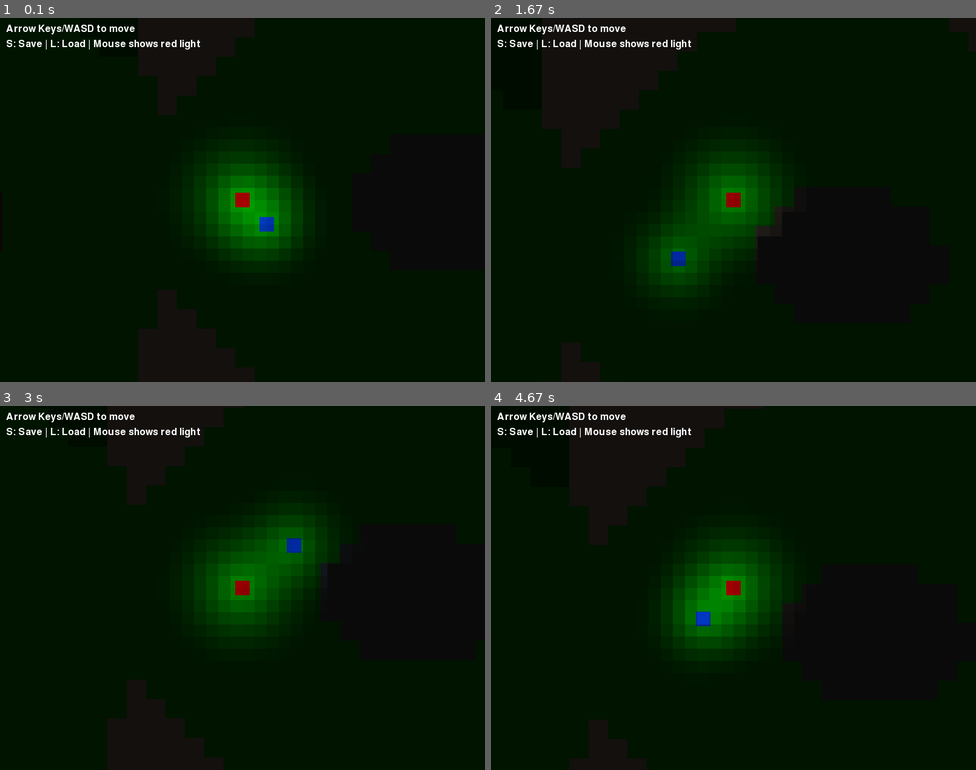
Above: before the commit, frames 1-4 (two rows, left to right).
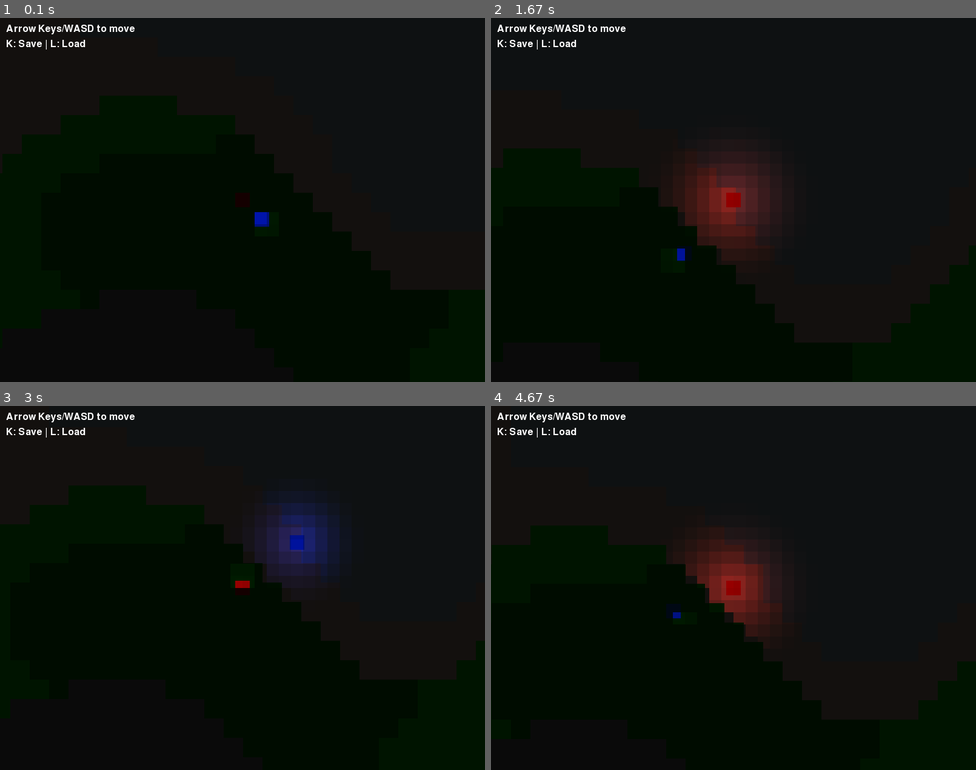
Above: after the commit, the same moments.

Repository: Kyijo07/NEA
Game: pygame game, started from Final/singleplayer.py
Same seed, same stepped clock (60 frames per second), same inputs: the game is played once before the commit and once after it.
Inputs:
- Up to frame 1 (0.1 s): no input
- Up to frame 2 (1.67 s): hold D 0.33-0.8 s; hold W 0.83-1.3 s; hold D from 1.33 s (still down)
- Up to frame 3 (3 s): release D at 1.8 s; hold A 1.83-2.37 s; hold S 2.4-2.87 s; hold A from 2.9 s (still down)
- Up to frame 4 (4.67 s): release A at 3.37 s; hold W 3.4-3.87 s; hold D 3.9-4.53 s; hold S from 4.57 s (still down)

The runs differ from the first frame. In frame 1, 7.3% of the frame differs, in the area x 1-65%, y 6-70%; in frame 2, 9.5%, in the area x 1-63%, y 6-77%; in frame 3, 9.5%; in frame 4, 8.5%.

Commit message:
Final but not really part 3

Diff:
--- a/Final/savegame.json
+++ b/Final/savegame.json
@@ -1 +1 @@
-{"seed": 871763, "player": {"x": 1777, "y": 1570}, "follower": {"x": 1776.0, "y": 1584.0000249669592}}
+{"seed": 197665, "player": {"x": 15688, "y": 15943}, "follower": {"x": 16010.041630560347, "y": 16010.041630560347}}
--- a/Final/singleplayer.py
+++ b/Final/singleplayer.py
@@ -12,8 +12,8 @@
 # ------------------ CONSTANTS ------------------ #
 SCREEN_WIDTH = 800
 SCREEN_HEIGHT = 600
-WORLD_WIDTH = 100
-WORLD_HEIGHT = 100
+WORLD_WIDTH = 1000
+WORLD_HEIGHT = 1000
 TILE_SIZE = 32
 FPS = 61
 SAVE_FILE = "savegame.json"
@@ -161,7 +161,7 @@
         self.y = y
         self.width = 24
         self.height = 24
-        self.speed = 2
+        self.speed = 5
         self.color = BLUE
         self.world = world
         self.path = []
@@ -233,7 +233,7 @@
             if event.type == pygame.QUIT:
                 running = False
             elif event.type == pygame.KEYDOWN:
-                if event.key == pygame.K_s:
+                if event.key == pygame.K_k:
                     save_game(player, follower, world_seed)
                 elif event.key == pygame.K_l:
                     data = load_game()
@@ -286,16 +286,15 @@
 
         # Lights (player, follower, mouse)
         lights = [
-            Light(player.x - camera.x, player.y - camera.y, 150, (255, 200, 150)),
-            Light(follower.x - camera.x, follower.y - camera.y, 120, (100, 150, 255)),
-            Light(*pygame.mouse.get_pos(), 100, (255, 0, 0))
+            Light(player.x - camera.x, player.y - camera.y, 150, (255, 50, 50)),
+            Light(follower.x - camera.x, follower.y - camera.y, 120, (50, 50, 255))
         ]
 
         render_lightmap(screen, lights, walls, step=20)
 
         # Instructions
         font = pygame.font.Font(None, 24)
-        instructions = ["Arrow Keys/WASD to move", "S: Save | L: Load | Mouse shows red light"]
+        instructions = ["Arrow Keys/WASD to move", "K: Save | L: Load"]
         for i, text in enumerate(instructions):
             rendered_text = font.render(text, True, WHITE)
             screen.blit(rendered_text, (10, 10 + i * 25))
